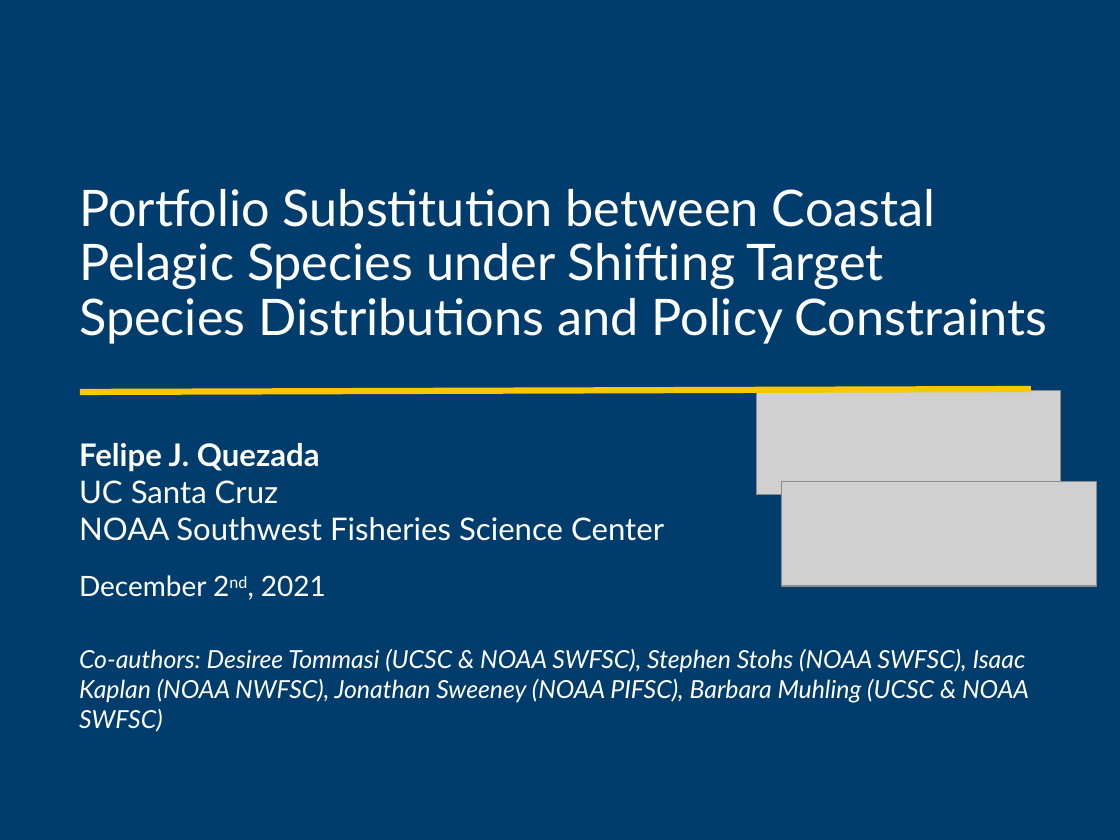
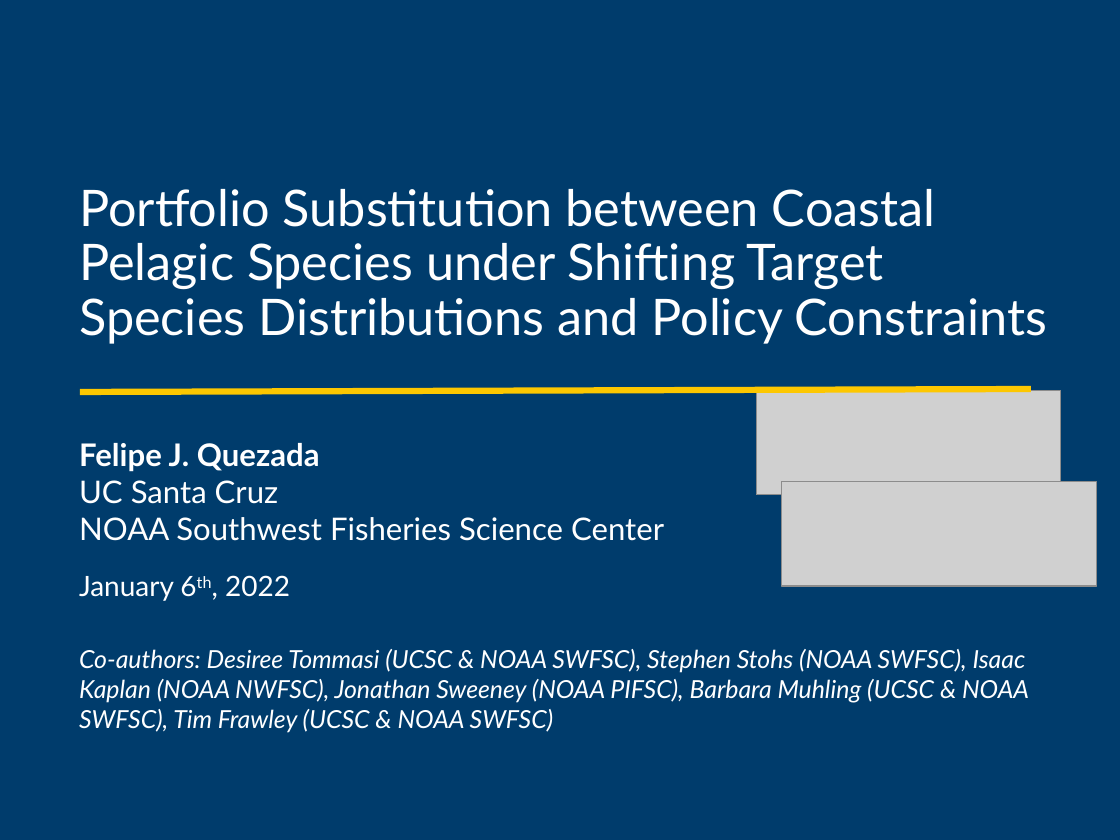
Before and after one commit to futureseas/EconAnalysis, a slide deck: slide 1 of Slides/portfolio_subs_FQE.pptx. Drawn at 1120x840 pixels with LibreOffice and Linux fonts; fonts in the diff are those of the drawing; grey boxes stand for pictures. Boxes give left, top, right and bottom in pixels: in the first picture for what was removed or moved away, otherwise in the second. Text is boxed around its words. In the diff, an @@ line names an element or a change of style, - is before the commit and + after.

```diff
--- a/Slides/portfolio_subs_FQE.pptx
+++ b/Slides/portfolio_subs_FQE.pptx
@@ text at box(79, 575, 290, 601): text changed @@
-December 2nd, 2021
+January 6th, 2022
@@ text at box(79, 649, 1029, 733): text changed @@
-Co-authors: Desiree Tommasi (UCSC & NOAA SWFSC), Stephen Stohs (NOAA SWFSC), Isaac Kaplan (NOAA NWFSC), Jonathan Sweeney (NOAA PIFSC), Barbara Muhling (UCSC & NOAA SWFSC)
+Co-authors: Desiree Tommasi (UCSC & NOAA SWFSC), Stephen Stohs (NOAA SWFSC), Isaac Kaplan (NOAA NWFSC), Jonathan Sweeney (NOAA PIFSC), Barbara Muhling (UCSC & NOAA SWFSC), Tim Frawley (UCSC & NOAA SWFSC)
```
Also in this commit, not shown: 6 other slides changed, 1 slide added, 3 other files.
